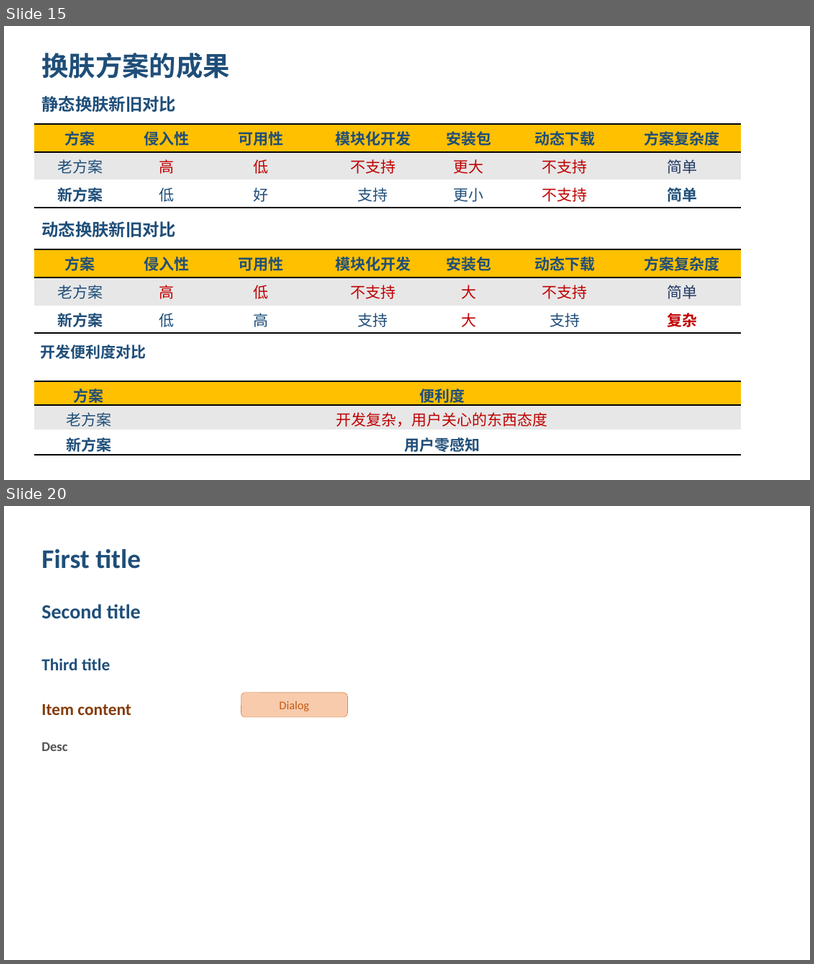
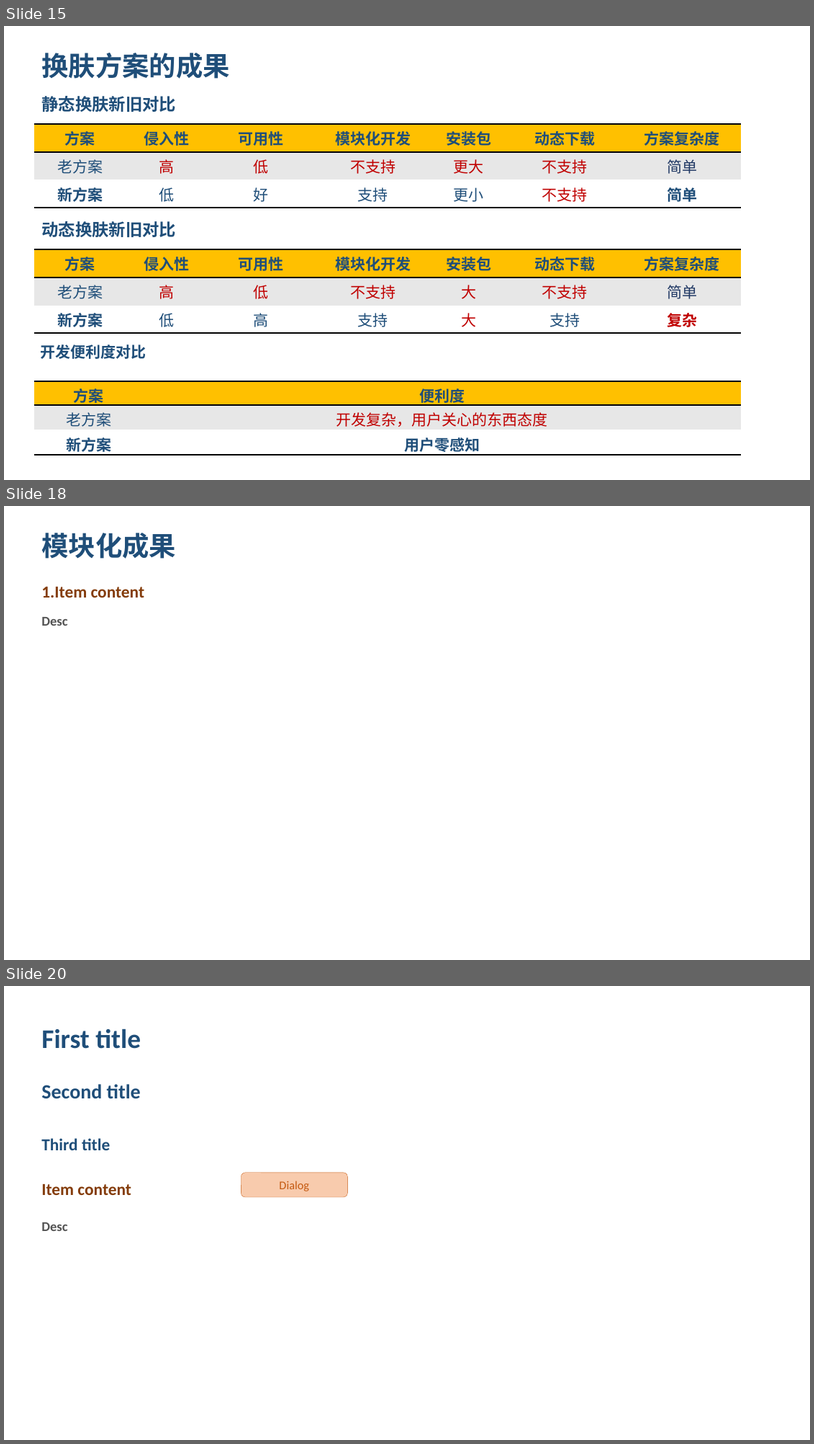
Before and after one commit to xiaofanqingzjj/Text, a slide deck: doc/3.3画图.pptx. Shown one above the other, each under a label of ours: slides 15 and 20 before the commit, slides 15, 18 and 20 after it; the slides between them are not shown. The pictures are 814x964 and 814x1444 pixels, drawn with LibreOffice and Linux fonts; fonts in the diff are those of the drawing. Boxes give left, top, right and bottom in pixels: in the first picture for what was removed or moved away, otherwise in the second. Text is boxed around its words. In the diff, an @@ line names an element or a change of style, - is before the commit and + after.

```diff
--- a/doc/3.3画图.pptx
+++ b/doc/3.3画图.pptx
@@ slide 18 added at (x1=4, y1=506, x2=810, y2=960), background #FFFFFF @@
@@ text added at (x1=41, y1=533, x2=176, y2=559), 32 pt, text #1F4E79, bold @@
+模块化成果
@@ text added at (x1=41, y1=587, x2=145, y2=597), 20 pt, text #843C0B, bold @@
+1.Item content
@@ text added at (x1=41, y1=617, x2=67, y2=626), 16 pt, text #525252, bold @@
+Desc
```
Also in this commit, not shown: 8 slides changed, 1 slide removed.
